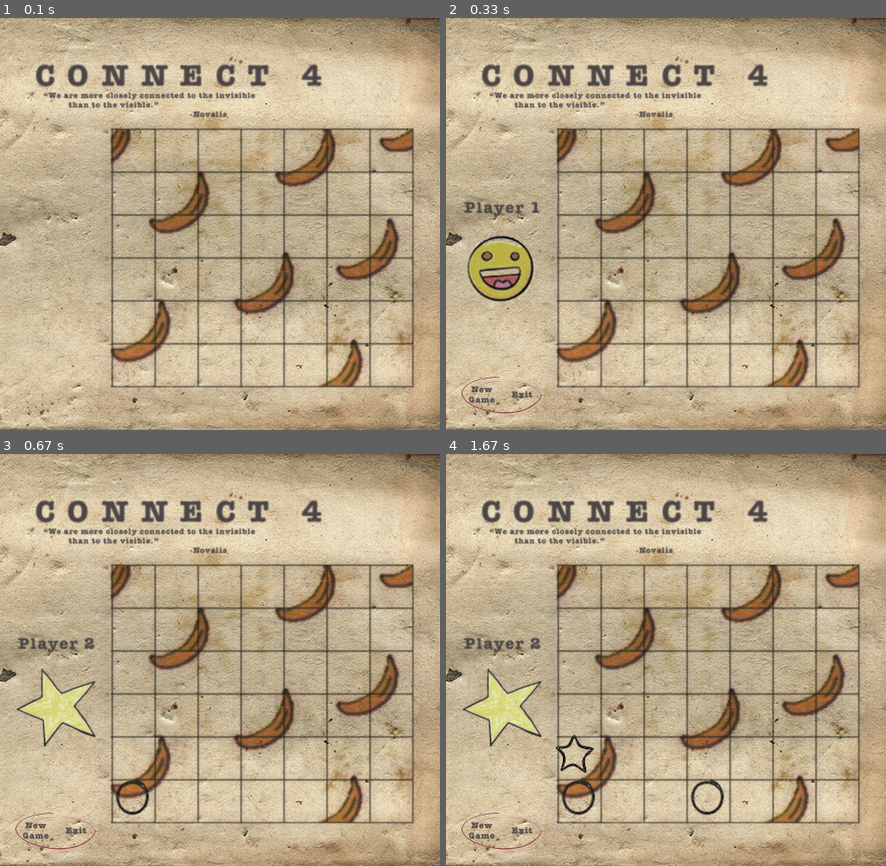
Above: before the commit, frames 1-4 (two rows, left to right).
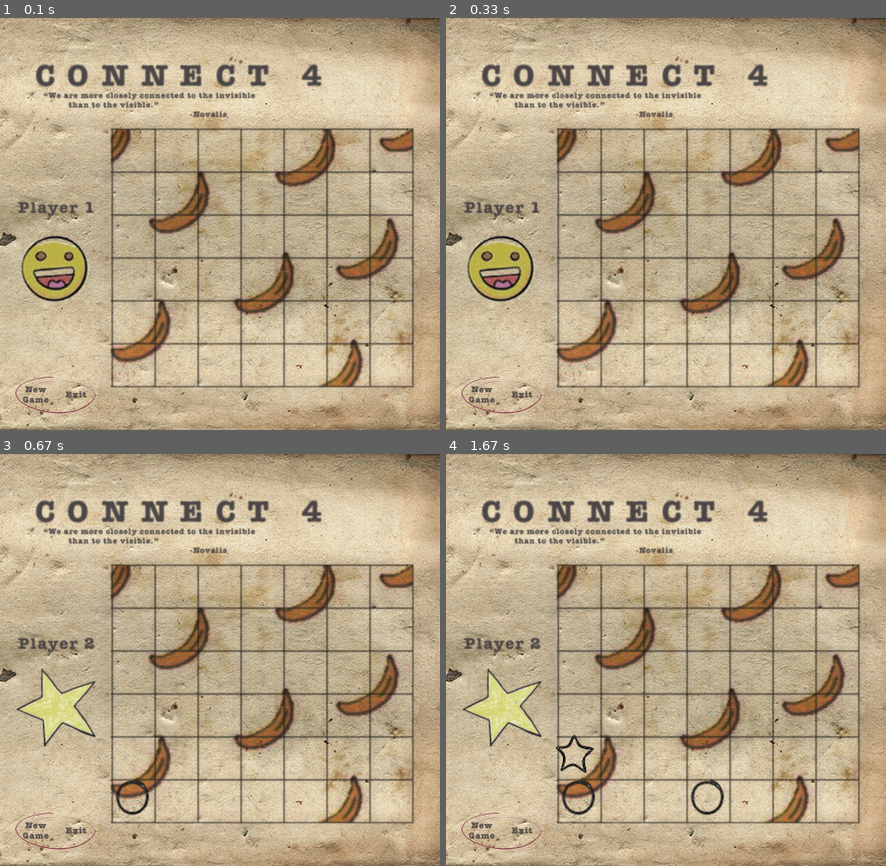
Above: after the commit, the same moments.

Repository: blancazhq/pygame_connect_4
Game: pygame game, started from pygame_connect_4.py
Same seed, same stepped clock (60 frames per second), same inputs: the game is played once before the commit and once after it. The source is Python 2; it was converted automatically to run under Python 3.
Inputs (mouse positions are in pixels of both pictures, inside the frame that each line leads up to):
- Up to frame 1 (0.1 s): no input
- Up to frame 2 (0.33 s): no input
- Up to frame 3 (0.67 s): click (127, 688) at 0.4 s
- Up to frame 4 (1.67 s): click (591, 758) at 0.83 s; move the mouse to (683, 709) at 1.13 s; click (683, 709) at 1.33 s

The runs differ from the first frame. In frame 1, 2.3% of the frame differs, in the area x 3-22%, y 44-97%; in frame 2, nothing differs; in frame 3, nothing differs; in frame 4, nothing differs.

Commit message:
modified the code

Diff:
--- a/pygame_connect_4.py
+++ b/pygame_connect_4.py
@@ -111,7 +111,7 @@
     pygame.display.update()
     print "background_image"
     clock = pygame.time.Clock()
-    tick = clock.tick(10)
+    tick = clock.tick(60)
     game_music = pygame.mixer.Sound('sounds/music.wav')
     nothing_image = pygame.image.load('images/nothing.png').convert_alpha()
     circle_image1 = pygame.image.load('images/circle1.png').convert_alpha()
@@ -153,7 +153,6 @@
     # control the game running status, in order to break out nested loops
     runner = True
     quit_game = False
-    end_condition = ''
     game_music.play(-1)
 
     play_again = False
@@ -183,8 +182,6 @@
                 if event.type == pygame.MOUSEBUTTONDOWN:
                     if event.pos[0] in range(125, 175) and event.pos[1] in range(125, 425):
                         player_input = 0
-                        print 1
-                        print 10
                         click = True
                     if event.pos[0] in range(175, 225) and event.pos[1] in range(125, 425):
                         player_input = 1
@@ -222,14 +219,11 @@
             player1 = Player1(circle_image, player_input)
             player1.move(screen, game_record, row_counter, location_record, background_image)
             round_counter += 1
-            print round_counter
             if win_checker(game_record, win_check) == True:
                 win_check = True
-                print "found a winner "
                 winner = "player 1"
             if round_counter >= 42:
                 win_check = True
-                print "tied"
             click = False
             if win_check == False and play_again == False:
                 button_image = pygame.image.load('images/button.png').convert_alpha()
@@ -251,8 +245,6 @@
                 if event.type == pygame.MOUSEBUTTONDOWN:
                     if event.pos[0] in range(125, 175) and event.pos[1] in range(125, 425):
                         player_input = 0
-                        print 1
-                        print 10
                         click = True
                     if event.pos[0] in range(175, 225) and event.pos[1] in range(125, 425):
                         player_input = 1
@@ -288,14 +280,11 @@
             player2 = Player2(star_image, player_input)
             player2.move(screen, game_record, row_counter, location_record, background_image)
             round_counter += 1
-            print round_counter
             if win_checker(game_record, win_check) == True:
                 win_check = True
-                print "found a winner "
                 winner = "player 2"
             if round_counter >= 42:
                 win_check = True
-                print "tied"
             click = False
             if win_check == False and play_again == False:
                 button_image = pygame.image.load('images/button.png').convert_alpha()
@@ -322,9 +311,7 @@
                         break
             if play_again == True or quit_game == True:
                 break
-            print "winner page"
             if winner == "player 1":
-                print "winner is 1"
                 while delay == False:
                     screen.blit(background_image, (0,0))
                     for i in range(7):
@@ -335,7 +322,6 @@
                 screen.blit(background_player1_won_image, (0,0))
                 pygame.display.update()
             elif winner == "player 2":
-                print "winner is 2"
                 while delay == False:
                     screen.blit(background_image, (0,0))
                     for i in range(7):
@@ -346,7 +332,6 @@
                 screen.blit(background_player2_won_image, (0,0))
                 pygame.display.update()
             elif winner == "":
-                print "tie"
                 while delay == False:
                     screen.blit(background_image, (0,0))
                     for i in range(7):
